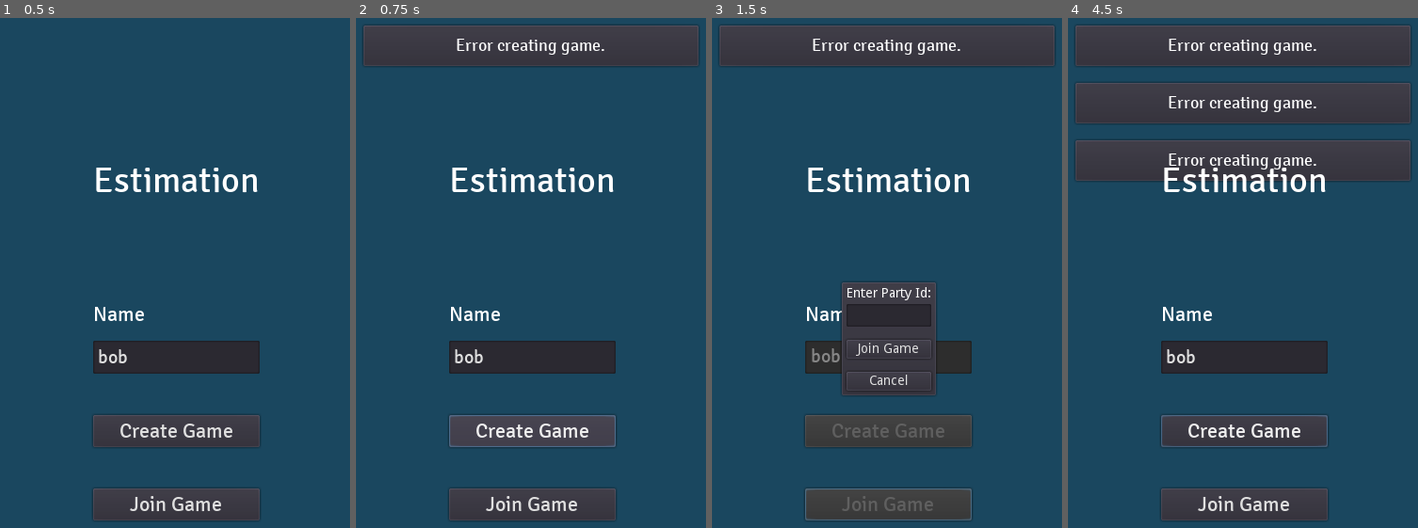
Above: before the commit, frames 1-4 (left to right).
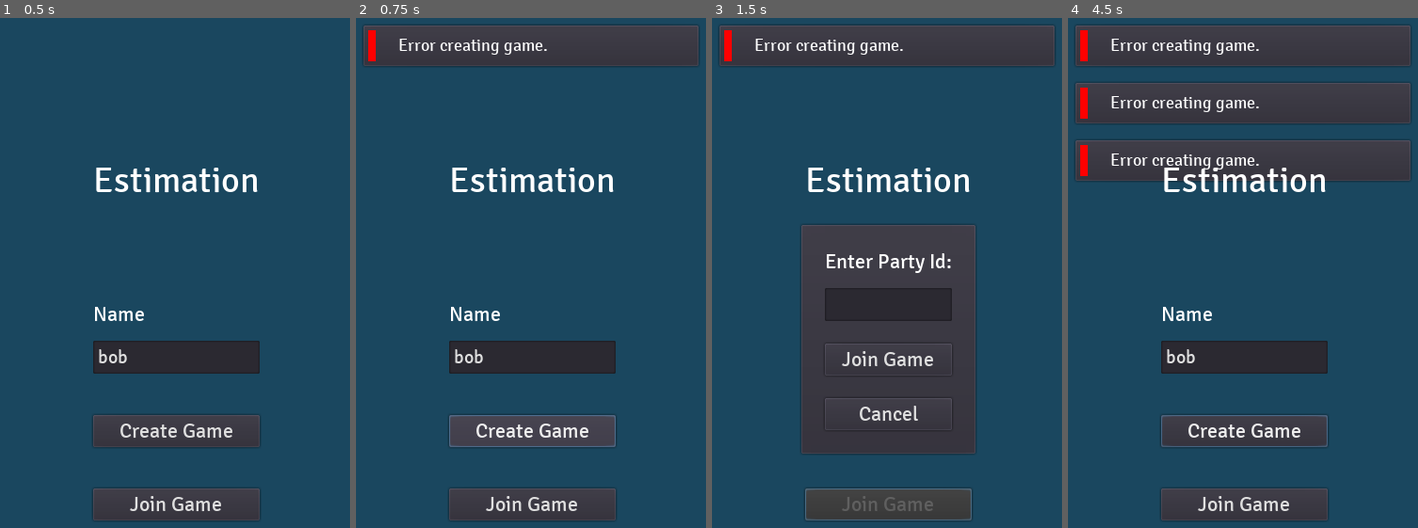
Above: after the commit, the same moments.

Repository: talham7391/estimation-godot
Game: Godot game, scene res://scenes/Home.tscn
The game is run twice, just before and just after one commit, with the same random seed, the same clock (stepped at 60 frames per second) and the same inputs.
Inputs (mouse positions are in pixels of both pictures, inside the frame that each line leads up to):
- Up to frame 1 (0.5 s): no input
- Up to frame 2 (0.75 s): click "Create Game" at 0.5 s
- Up to frame 3 (1.5 s): click "Join Game" at 1.25 s
- Up to frame 4 (4.5 s): click "Cancel" at 2 s; click "Create Game" at 2.75 s; click "Create Game" at 3.5 s; tap Enter at 4.25 s; move the mouse to (1327, 303) at 4.27 s; click (1327, 303) at 4.42 s

Frame 1 is identical in both runs. In frame 2, 0.8% of the frame differs, in the area x 3-71%, y 2-9%; in frame 3, 15%, in the area x 3-76%, y 2-86%; in frame 4, 2.3%.

Commit message:
Update look of join dialog and notification

Diff:
--- a/scenes/Home.gd
+++ b/scenes/Home.gd
@@ -91,7 +91,6 @@
 
 func start_client(party_id):
 	client.connect_to(party_id)
-	print(party_id)
 
 func on_connection_status_changed(status, party_id):
 	if status == game_state.CONNECTED:
--- a/scenes/Home.tscn
+++ b/scenes/Home.tscn
@@ -40,7 +40,6 @@
 text = "Estimation"
 
 [node name="NameInputLabel" type="MarginContainer" parent="CenterContainer/VBoxContainer"]
-editor/display_folded = true
 margin_top = 152.0
 margin_right = 175.0
 margin_bottom = 190.0
@@ -65,7 +64,6 @@
 text = "Talha"
 
 [node name="CreateGameButton" type="MarginContainer" parent="CenterContainer/VBoxContainer"]
-editor/display_folded = true
 margin_top = 233.0
 margin_right = 175.0
 margin_bottom = 307.0
--- a/scenes/JoinGameDialog.gd
+++ b/scenes/JoinGameDialog.gd
@@ -9,11 +9,11 @@
 var current_party_id = null
 
 func _ready():
-	party_id_input = $VBoxContainer/PartyIdInput/LineEdit
+	party_id_input = $MarginContainer/VBoxContainer/PartyIdInput/LineEdit
 	party_id_input.connect("text_changed", self, "on_party_id_text_changed")
-	join_game_button = $VBoxContainer/JoinGameButton/Button
+	join_game_button = $MarginContainer/VBoxContainer/JoinGameButton/Button
 	join_game_button.connect("pressed", self, "on_join_game_pressed")
-	cancel_join_button = $VBoxContainer/CancelJoinButton/Button
+	cancel_join_button = $MarginContainer/VBoxContainer/CancelJoinButton/Button
 	cancel_join_button.connect("pressed", self, "on_cancel_join_pressed")
 
 func on_party_id_text_changed(text):
--- a/scenes/JoinGameDialog.tscn
+++ b/scenes/JoinGameDialog.tscn
@@ -1,61 +1,78 @@
-[gd_scene load_steps=2 format=2]
+[gd_scene load_steps=5 format=2]
 
 [ext_resource path="res://scenes/JoinGameDialog.gd" type="Script" id=1]
+[ext_resource path="res://fonts/input_label_font.tres" type="DynamicFont" id=2]
+[ext_resource path="res://fonts/input_font.tres" type="DynamicFont" id=3]
+[ext_resource path="res://fonts/button_font.tres" type="DynamicFont" id=4]
 
 [node name="PanelContainer" type="PanelContainer"]
 margin_right = 14.0
 margin_bottom = 14.0
 script = ExtResource( 1 )
 
-[node name="VBoxContainer" type="VBoxContainer" parent="."]
+[node name="MarginContainer" type="MarginContainer" parent="."]
 margin_left = 7.0
 margin_top = 7.0
-margin_right = 97.0
-margin_bottom = 117.0
+margin_right = 182.0
+margin_bottom = 240.0
+custom_constants/margin_right = 20
+custom_constants/margin_top = 20
+custom_constants/margin_left = 20
+custom_constants/margin_bottom = 20
 
-[node name="PartyIdInputLabel" type="MarginContainer" parent="VBoxContainer"]
+[node name="VBoxContainer" type="VBoxContainer" parent="MarginContainer"]
+margin_left = 20.0
+margin_top = 20.0
+margin_right = 155.0
+margin_bottom = 213.0
+
+[node name="PartyIdInputLabel" type="MarginContainer" parent="MarginContainer/VBoxContainer"]
 editor/display_folded = true
-margin_right = 90.0
-margin_bottom = 14.0
-custom_constants/margin_bottom = 0
+margin_right = 135.0
+margin_bottom = 38.0
+custom_constants/margin_bottom = 10
 
-[node name="Label" type="Label" parent="VBoxContainer/PartyIdInputLabel"]
-margin_right = 90.0
-margin_bottom = 14.0
+[node name="Label" type="Label" parent="MarginContainer/VBoxContainer/PartyIdInputLabel"]
+margin_right = 135.0
+margin_bottom = 28.0
+custom_fonts/font = ExtResource( 2 )
 text = "Enter Party Id:"
 
-[node name="PartyIdInput" type="MarginContainer" parent="VBoxContainer"]
+[node name="PartyIdInput" type="MarginContainer" parent="MarginContainer/VBoxContainer"]
 editor/display_folded = true
-margin_top = 18.0
-margin_right = 90.0
-margin_bottom = 42.0
+margin_top = 42.0
+margin_right = 135.0
+margin_bottom = 77.0
 
-[node name="LineEdit" type="LineEdit" parent="VBoxContainer/PartyIdInput"]
-margin_right = 90.0
-margin_bottom = 24.0
+[node name="LineEdit" type="LineEdit" parent="MarginContainer/VBoxContainer/PartyIdInput"]
+margin_right = 135.0
+margin_bottom = 35.0
+custom_fonts/font = ExtResource( 3 )
 
-[node name="JoinGameButton" type="MarginContainer" parent="VBoxContainer"]
+[node name="JoinGameButton" type="MarginContainer" parent="MarginContainer/VBoxContainer"]
 editor/display_folded = true
-margin_top = 46.0
-margin_right = 90.0
-margin_bottom = 76.0
-custom_constants/margin_top = 10
+margin_top = 81.0
+margin_right = 135.0
+margin_bottom = 135.0
+custom_constants/margin_top = 20
 
-[node name="Button" type="Button" parent="VBoxContainer/JoinGameButton"]
-margin_top = 10.0
-margin_right = 90.0
-margin_bottom = 30.0
+[node name="Button" type="Button" parent="MarginContainer/VBoxContainer/JoinGameButton"]
+margin_top = 20.0
+margin_right = 135.0
+margin_bottom = 54.0
+custom_fonts/font = ExtResource( 4 )
 text = "Join Game"
 
-[node name="CancelJoinButton" type="MarginContainer" parent="VBoxContainer"]
+[node name="CancelJoinButton" type="MarginContainer" parent="MarginContainer/VBoxContainer"]
 editor/display_folded = true
-margin_top = 80.0
-margin_right = 90.0
-margin_bottom = 110.0
-custom_constants/margin_top = 10
+margin_top = 139.0
+margin_right = 135.0
+margin_bottom = 193.0
+custom_constants/margin_top = 20
 
-[node name="Button" type="Button" parent="VBoxContainer/CancelJoinButton"]
-margin_top = 10.0
-margin_right = 90.0
-margin_bottom = 30.0
+[node name="Button" type="Button" parent="MarginContainer/VBoxContainer/CancelJoinButton"]
+margin_top = 20.0
+margin_right = 135.0
+margin_bottom = 54.0
+custom_fonts/font = ExtResource( 4 )
 text = "Cancel"
--- a/scenes/Notification.gd
+++ b/scenes/Notification.gd
@@ -1,6 +1,6 @@
 extends MarginContainer
 
-onready var label = $PanelContainer/MarginContainer/Label
+onready var label = $PanelContainer/HBoxContainer/MarginContainer/Label
 
 func set_text(text):
 	label.text = text
--- a/scenes/Notification.tscn
+++ b/scenes/Notification.tscn
@@ -12,24 +12,34 @@
 script = ExtResource( 1 )
 
 [node name="PanelContainer" type="PanelContainer" parent="."]
-margin_right = 56.0
-margin_bottom = 57.0
+margin_right = 83.0
+margin_bottom = 47.0
 
-[node name="MarginContainer" type="MarginContainer" parent="PanelContainer"]
+[node name="HBoxContainer" type="HBoxContainer" parent="PanelContainer"]
 margin_left = 7.0
 margin_top = 7.0
-margin_right = 49.0
-margin_bottom = 50.0
+margin_right = 76.0
+margin_bottom = 40.0
+
+[node name="ColorRect" type="ColorRect" parent="PanelContainer/HBoxContainer"]
+margin_right = 8.0
+margin_bottom = 33.0
+rect_min_size = Vector2( 8, 0 )
+color = Color( 1, 0, 0, 1 )
+
+[node name="MarginContainer" type="MarginContainer" parent="PanelContainer/HBoxContainer"]
+margin_left = 12.0
+margin_right = 69.0
+margin_bottom = 33.0
 custom_constants/margin_right = 5
 custom_constants/margin_top = 5
-custom_constants/margin_left = 5
+custom_constants/margin_left = 20
 custom_constants/margin_bottom = 5
 
-[node name="Label" type="Label" parent="PanelContainer/MarginContainer"]
-margin_left = 5.0
-margin_top = 10.0
-margin_right = 37.0
-margin_bottom = 33.0
+[node name="Label" type="Label" parent="PanelContainer/HBoxContainer/MarginContainer"]
+margin_left = 20.0
+margin_top = 5.0
+margin_right = 52.0
+margin_bottom = 28.0
 custom_fonts/font = ExtResource( 2 )
 text = "Test"
-align = 1
--- a/scripts/global_state/client.gd
+++ b/scripts/global_state/client.gd
@@ -13,7 +13,6 @@
 
 func connect_to(pid):
 	party_id = pid
-	print("Connecting")
 	client.connect_to_url("%s/connect/%s" % [constants.socket_server, party_id])
 
 func _process(delta):
@@ -22,20 +21,16 @@
 
 func on_connection_established(protocol):
 	game_state.set_connection_status(game_state.CONNECTED, party_id)
-	print("Connected")
-	print("Sending connection id to server.")
 	var data = {
 		"connectionId": game_state.connection_id,
 	}
 	var err = send_obj_to_server(data)
-	print(err)
 
 func on_connection_closed(was_clean_close):
 	game_state.set_connection_status(game_state.DISCONNECTED, party_id)
-	print("Closed - clean: %s" % was_clean_close)
 
 func on_connection_error():
-	print("Error")
+	NotificationManager.display_notification("Connection error.")
 
 func on_data_received():
 	var data = client.get_peer(1).get_packet()
@@ -43,7 +38,7 @@
 	handle_message_from_server(json.result)
 
 func on_server_close_request(code, reason):
-	print("Server requested close because: %s" % reason)
+	pass
 
 func send_obj_to_server(data):
 	return client.get_peer(1).put_packet(JSON.print(data).to_utf8())
